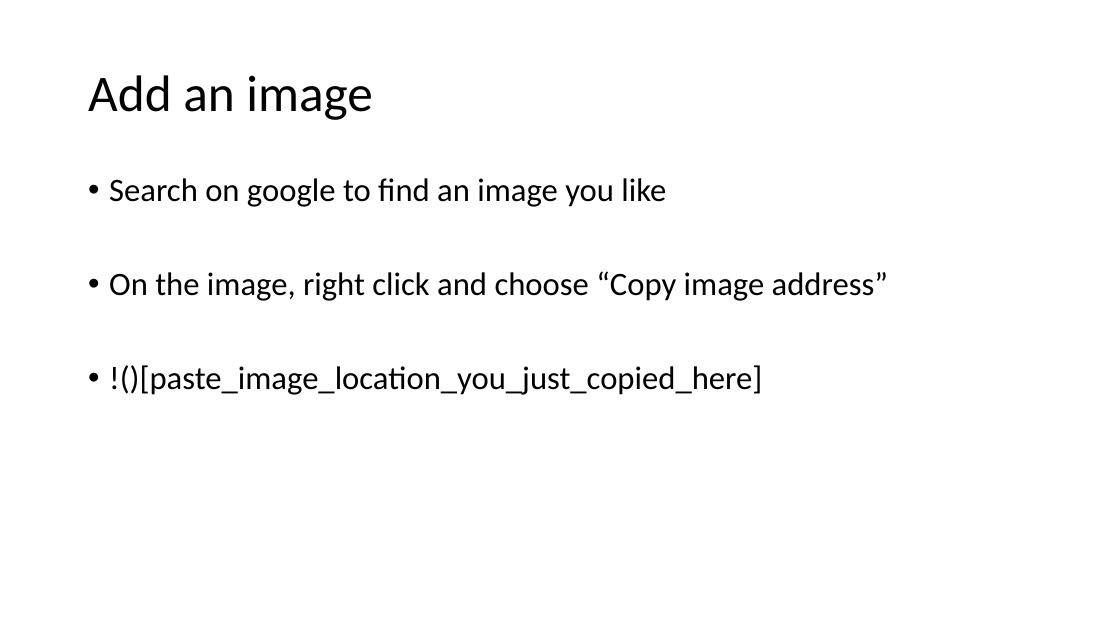
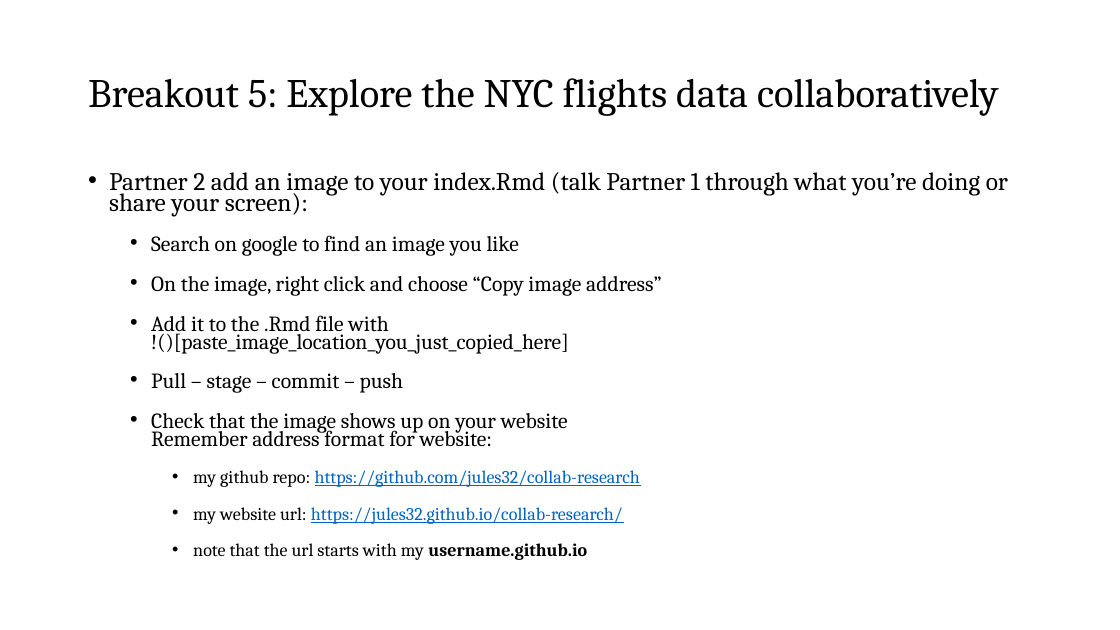
Before and after one commit to nt246/NTRES6940-data-science, a slide deck: slide 6 of slides/Slides_class10.pptx (slide 4 before the commit). Drawn at 1120x630 pixels with LibreOffice and Linux fonts; fonts in the diff are those of the drawing. Boxes give left, top, right and bottom in pixels: in the first picture for what was removed or moved away, otherwise in the second. Text is boxed around its words. In the diff, an @@ line names an element or a change of style, - is before the commit and + after.

```diff
--- a/slides/Slides_class10.pptx
+++ b/slides/Slides_class10.pptx
@@ title at <box>88,78,998,116</box>: text changed; size 33 to 26 pt; font Calibri to Cambria @@
-Add an image
+Breakout 5: Explore the NYC flights data collaboratively
@@ text at <box>109,172,1008,217</box>: paragraph added @@
+• Partner 2 add an image to your index.Rmd (talk Partner 1 through what you’re doing or share your screen):
@@ text at <box>151,235,661,296</box>: size 21 to 13.9 pt, font Calibri to Cambria in "Search on google to find an image ...", "On the image, right click and choose ..."; list level 1 to 2 in "Search on google to find ..."; line spacing 0.9 to 0.7; list level 1 to 2 in "On the image, right click ..." @@
@@ text at <box>151,315,640,560</box>: text changed; size 21 to 13.9 pt; font Calibri to Cambria @@
-• !()[paste_image_location_you_just_copied_here]
+  • Add it to the .Rmd file with
+    !()[paste_image_location_you_just_copied_here]
+  • Pull – stage – commit – push
+  • Check that the image shows up on your website
+    Remember address format for website:
+    • my github repo: https://github.com/jules32/collab-research
+    • my website url: https://jules32.github.io/collab-research/
+    • note that the url starts with my username.github.io
```
Also in this commit, not shown: 3 other slides changed, 5 slides added, 1 other file.
